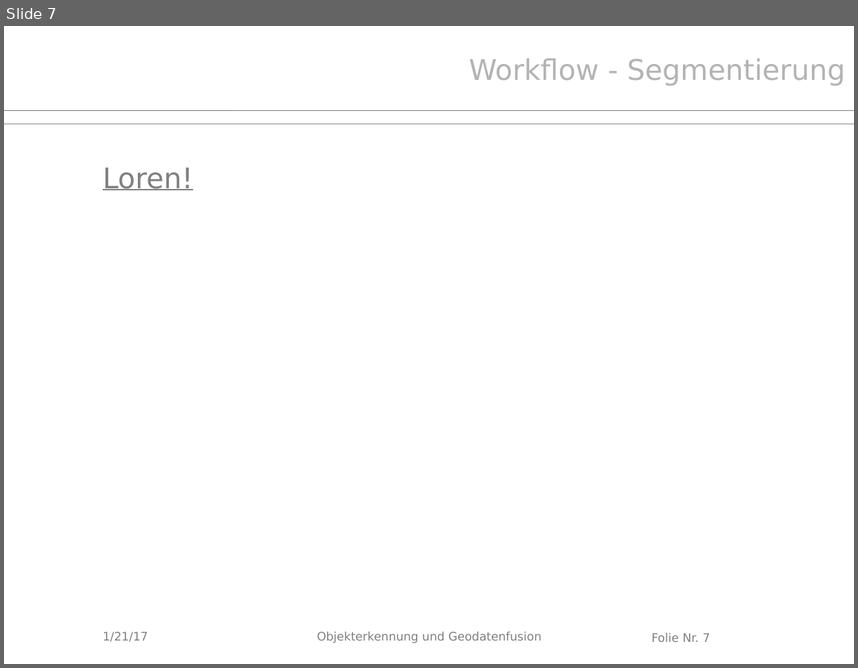
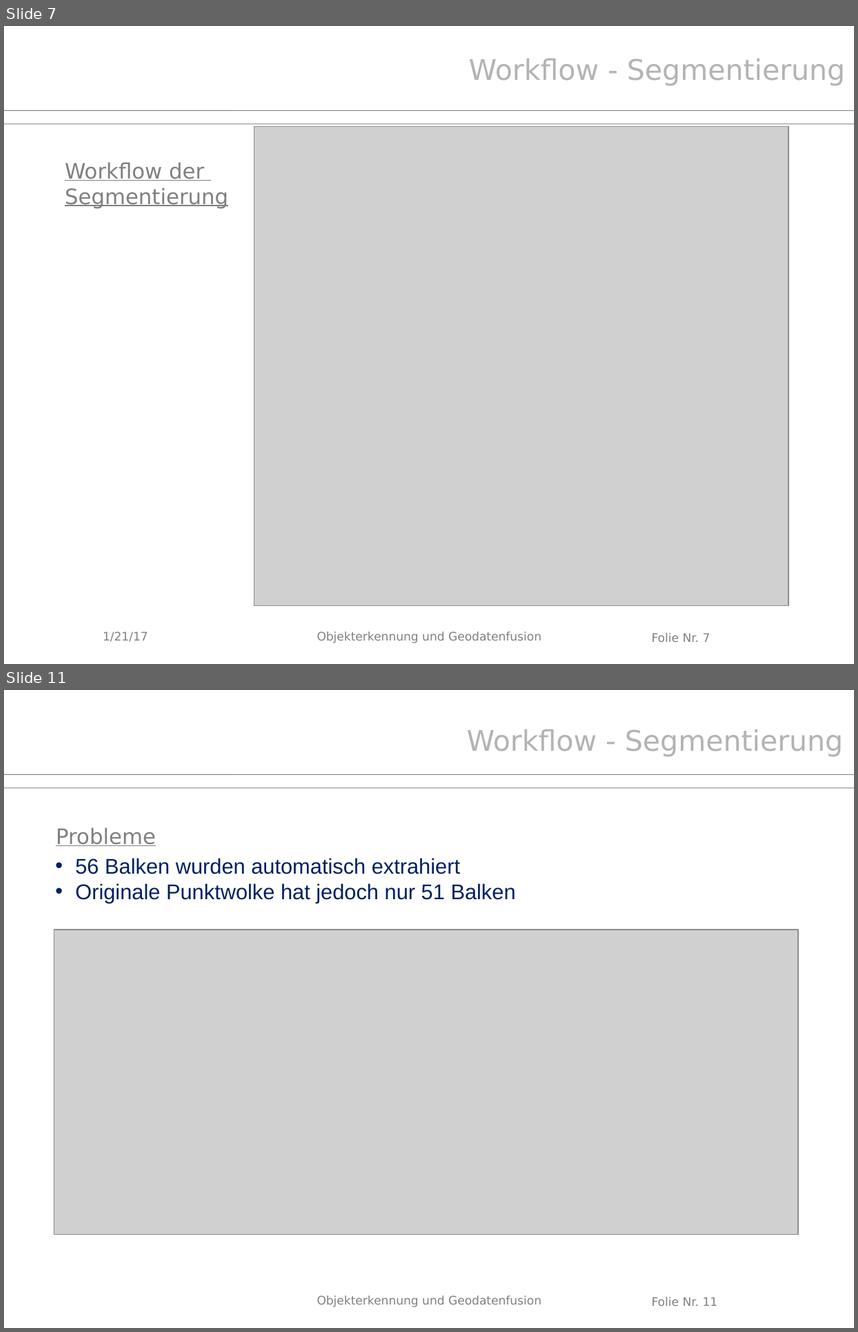
Before and after one commit to Kalmar131/PCL_Dachstuhl2016, a slide deck: Abschlusspräsentation.pptx. Shown one above the other, each under a label of ours: slide 7 before the commit, slides 7 and 11 after it; the slides between them are not shown. The pictures are 858x668 and 858x1332 pixels, drawn with LibreOffice and Linux fonts; fonts in the diff are those of the drawing; grey boxes stand for pictures; background and template pictures are left out. Boxes give left, top, right and bottom in pixels: in the first picture for what was removed or moved away, otherwise in the second. Text is boxed around its words. In the diff, an @@ line names an element or a change of style, - is before the commit and + after.

```diff
--- a/Abschlusspräsentation.pptx
+++ b/Abschlusspräsentation.pptx
@@ slide 11 added at [4, 690, 854, 1328], background #FFFFFF; not listed: 4 template elements that a slide beside it also shows @@
@@ text added at [467, 729, 843, 757], 24 pt, text #B3B3B3 @@
+Workflow - Segmentierung
@@ text added at [56, 827, 156, 846], 18 pt, text #808080, underline @@
+Probleme
@@ text added at [75, 858, 516, 903], 18 pt, text #002060 @@
+• 56 Balken wurden automatisch extrahiert
+• Originale Punktwolke hat jedoch nur 51 Balken
@@ picture added at [54, 929, 799, 1234] @@
@@ slide 7 changed as well @@
@@ picture added at [254, 126, 789, 605] @@
@@ text added at [65, 162, 228, 209], 18 pt, text #808080, underline @@
+Workflow der
+Segmentierung
@@ text removed at [103, 167, 193, 190] @@
-Loren!
```
Also in this commit, not shown: 14 other slides changed, 10 other slides added, 1 slide removed.
